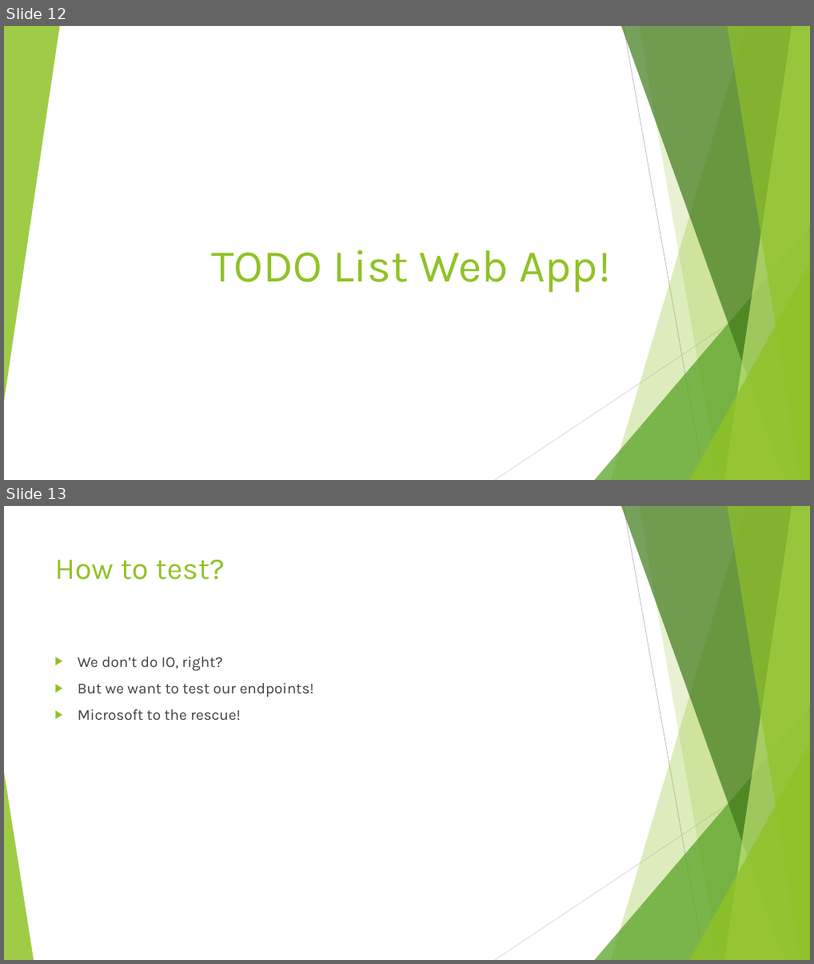
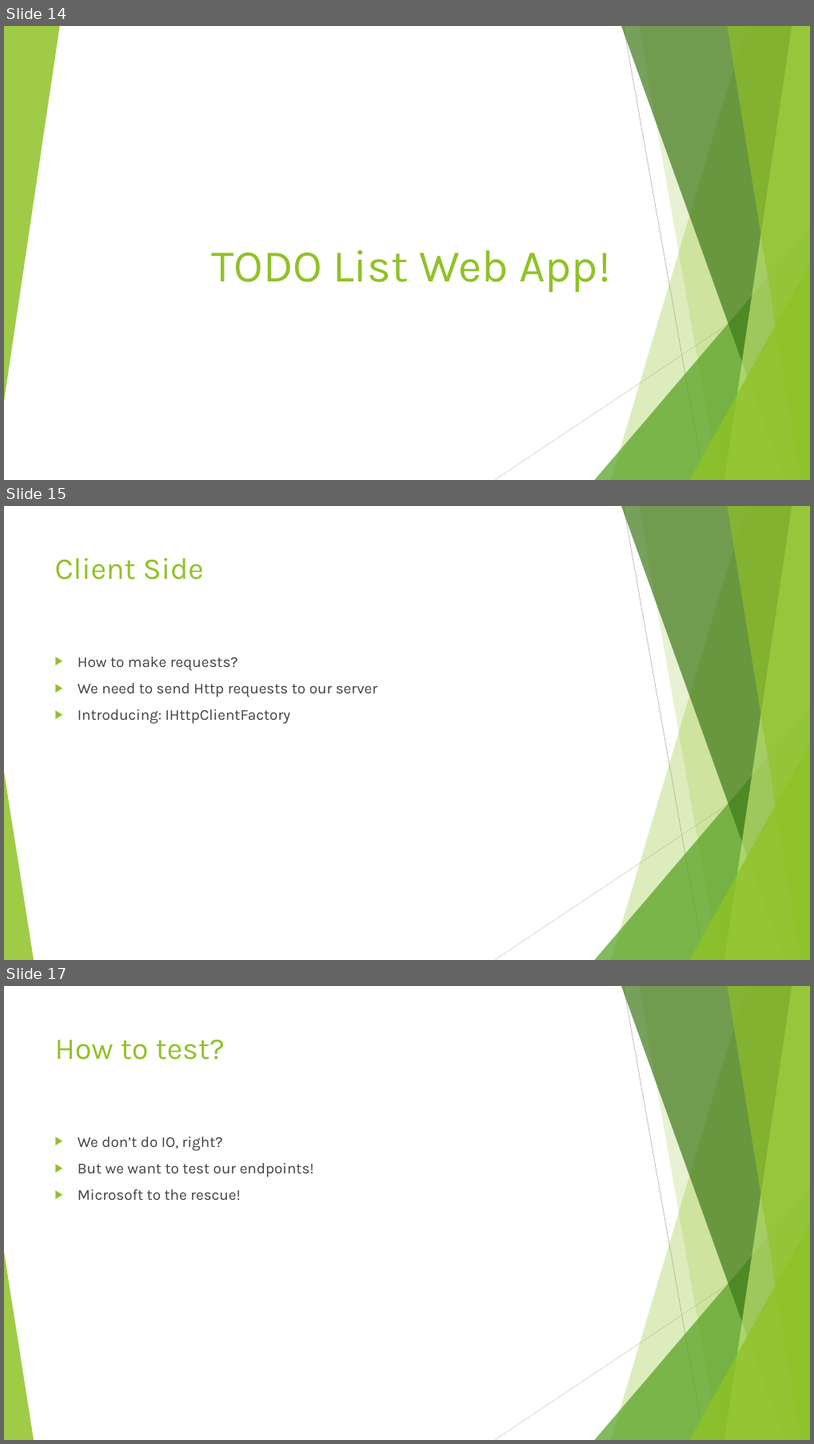
Before and after one commit to javitolin/CSharpWorkshopTodoList, a slide deck: Slides/6. Day 5 - API.pptx. Shown one above the other, each under a label of ours: slides 12 and 13 before the commit, slides 14, 15 and 17 after it; the slides between them are not shown. The pictures are 814x964 and 814x1444 pixels, drawn with LibreOffice and Linux fonts; fonts in the diff are those of the drawing. Boxes give left, top, right and bottom in pixels: in the first picture for what was removed or moved away, otherwise in the second. Text is boxed around its words. In the diff, an @@ line names an element or a change of style, - is before the commit and + after.

Commit message:
Add httpfactory for client

```diff
--- a/Slides/6. Day 5 - API.pptx
+++ b/Slides/6. Day 5 - API.pptx
@@ slide 15 added at (x1=4, y1=506, x2=810, y2=960), background #FFFFFF; not listed: 10 template elements that a slide beside it also shows @@
@@ title added at (x1=55, y1=558, x2=204, y2=580), 36 pt, text #90C226 @@
+Client Side
@@ text added at (x1=78, y1=656, x2=378, y2=724), 18 pt, text #404040 @@
+▶ How to make requests?
+▶ We need to send Http requests to our server
+▶ Introducing: IHttpClientFactory
@@ what was slide 12 is now slide 14 @@
@@ what was slide 13 is now slide 17 @@
```
Also in this commit, not shown: 3 slides changed, 3 other slides added, 1 slide removed, 30 other files.
